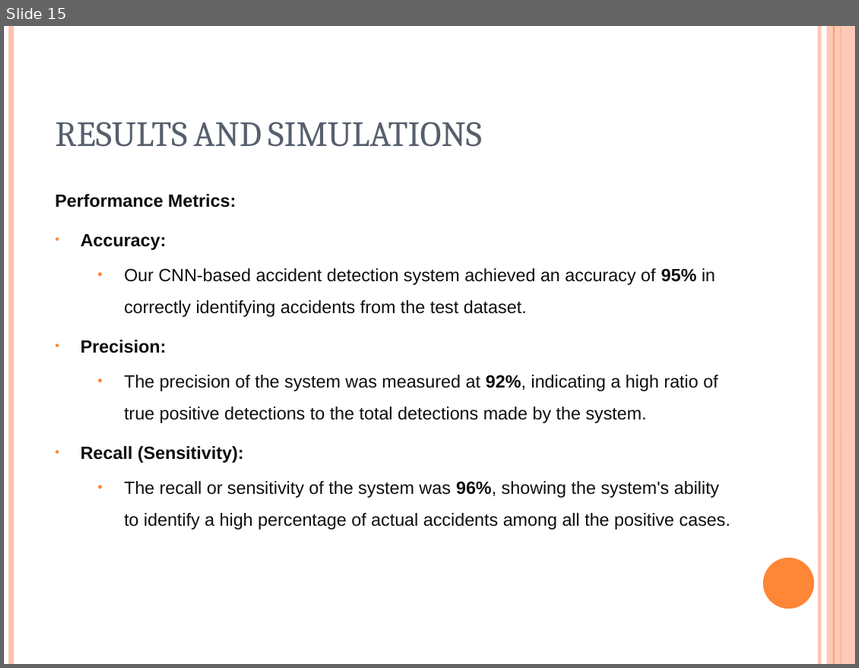
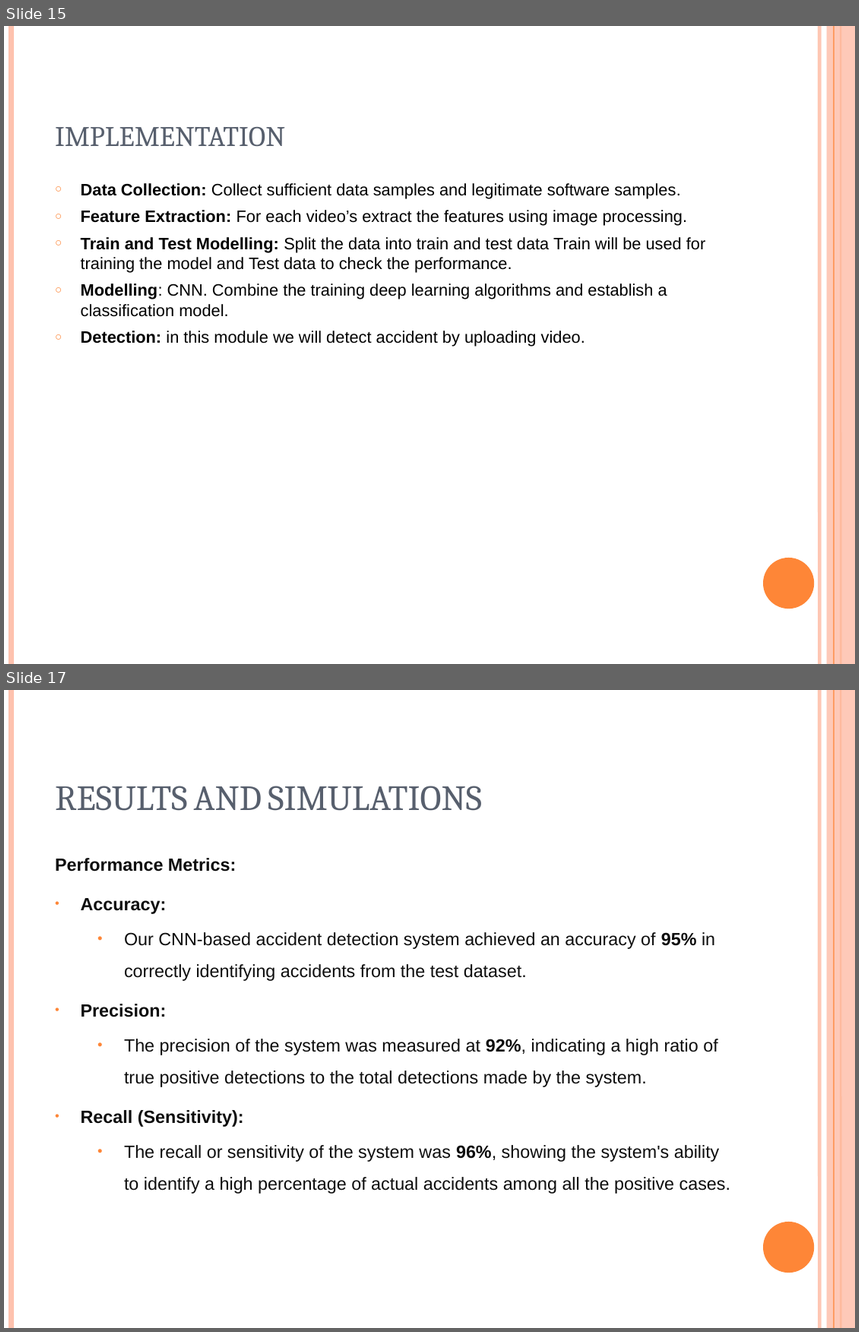
Before and after one commit to savanthreddy7/Final-Project-Increment, a slide deck: AccidentDetection_Using_CNN.pptx. Shown one above the other, each under a label of ours: slide 15 before the commit, slides 15 and 17 after it; the slides between them are not shown. The pictures are 859x668 and 859x1332 pixels, drawn with LibreOffice and Linux fonts; fonts in the diff are those of the drawing. Boxes give left, top, right and bottom in pixels: in the first picture for what was removed or moved away, otherwise in the second. Text is boxed around its words. In the diff, an @@ line names an element or a change of style, - is before the commit and + after.

```diff
--- a/AccidentDetection_Using_CNN.pptx
+++ b/AccidentDetection_Using_CNN.pptx
@@ slide 15 added at (4,26,855,664), background #FFFFFF; not listed: 6 template elements that a slide beside it also shows @@
@@ title added at (55,127,285,146), 30 pt, text #575F6D, small capitals @@
+implementation
@@ text added at (81,183,705,347), 14 pt, text #000000 @@
+○ Data Collection: Collect sufficient data samples and legitimate software samples.
+○ Feature Extraction: For each video’s extract the features using image processing.
+○ Train and Test Modelling: Split the data into train and test data Train will be used for training the model and Test data to check the performance.
+○ Modelling: CNN. Combine the training deep learning algorithms and establish a classification model.
+○ Detection: in this module we will detect accident by uploading video.
@@ what was slide 15 is now slide 17 @@
```
Also in this commit, not shown: 2 other slides added.
